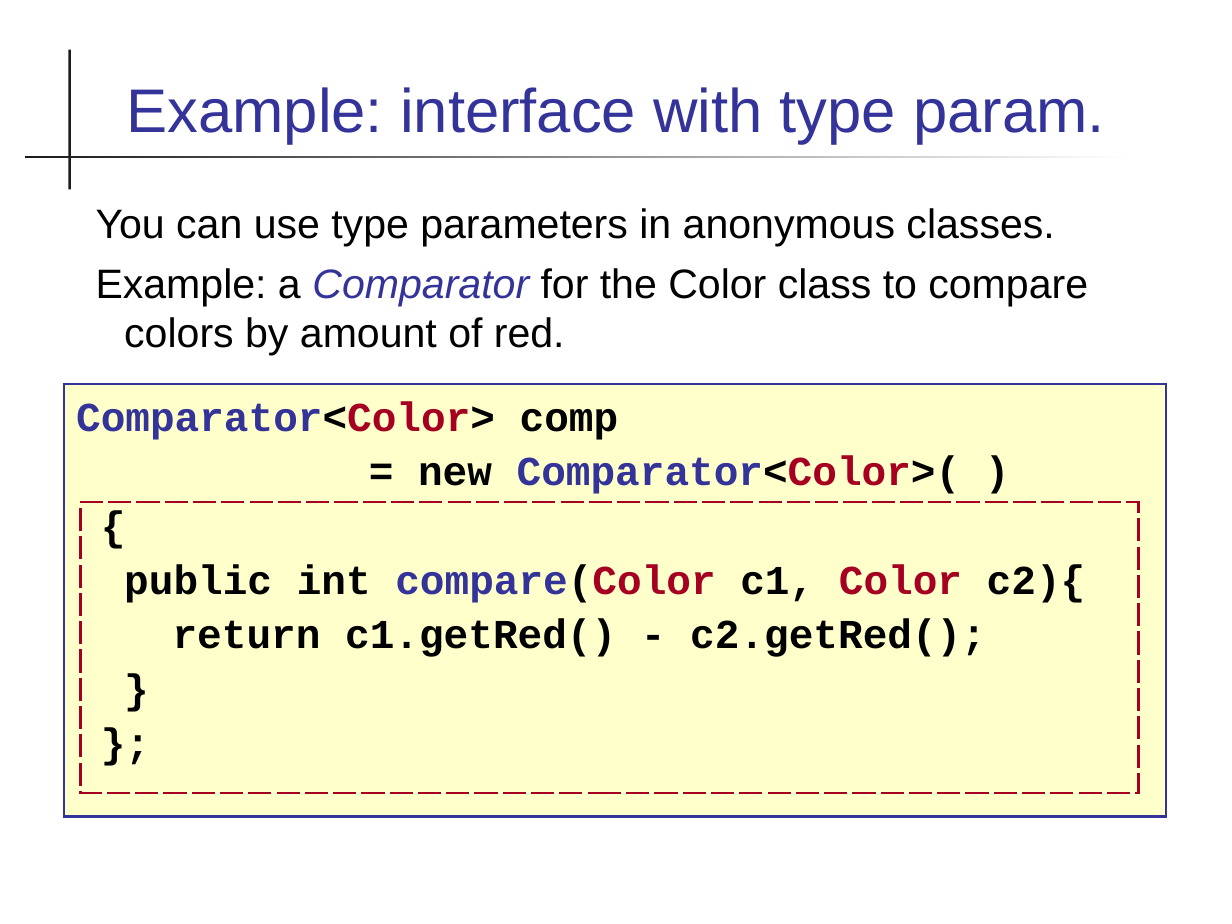
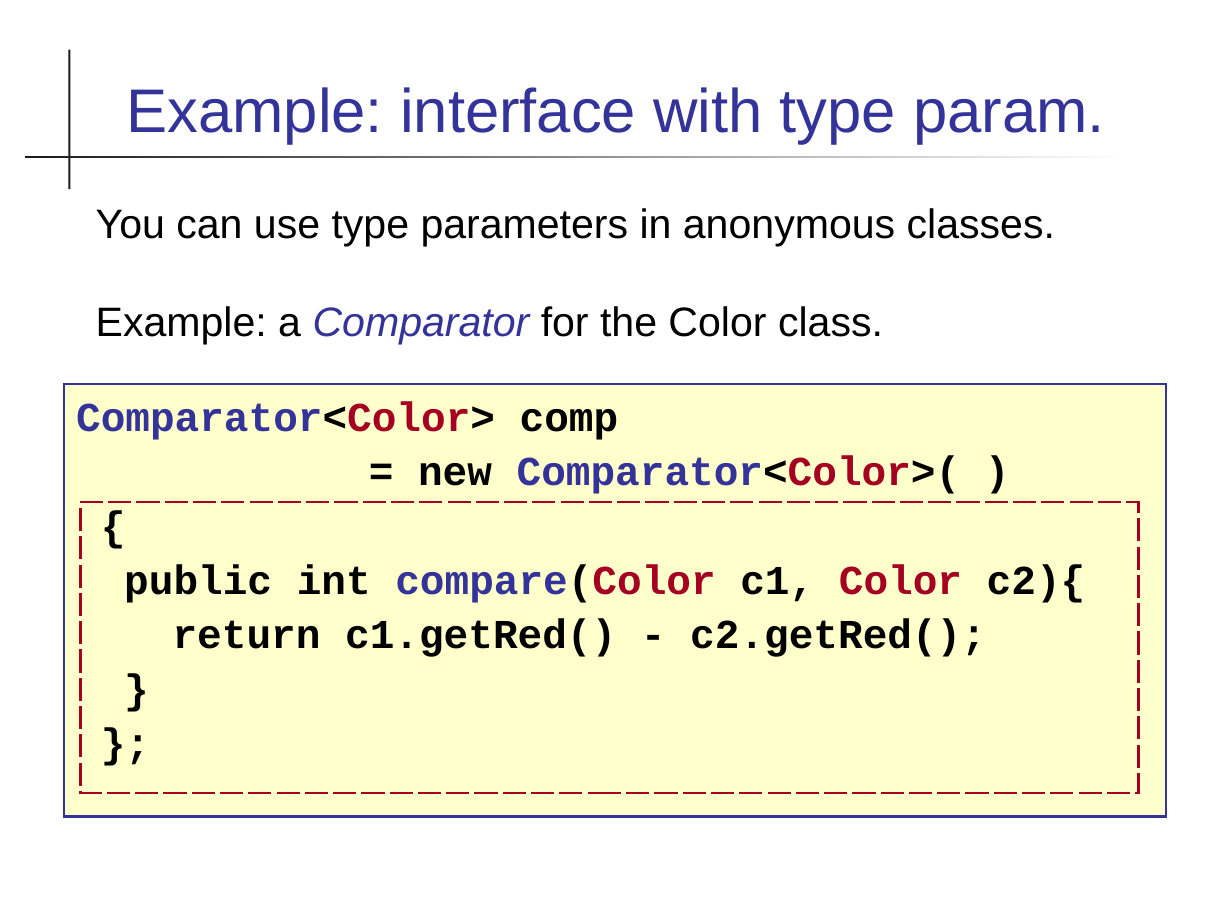
Before and after one commit to skeoop/skeoop.github.io, a slide deck: slide 7 of java-intermed/Anonymous-Class.ppt. Drawn at 1232x924 pixels with LibreOffice and Linux fonts; fonts in the diff are those of the drawing. Boxes give left, top, right and bottom in pixels: in the first picture for what was removed or moved away, otherwise in the second. Text is boxed around its words. In the diff, an @@ line names an element or a change of style, - is before the commit and + after.

```diff
--- a/java-intermed/Anonymous-Class.ppt
+++ b/java-intermed/Anonymous-Class.ppt
@@ text at bbox=[96, 306, 883, 344]: text changed @@
-Example: a Comparator for the Color class to compare colors by amount of red.
+Example: a Comparator for the Color class.
```
Also in this commit, not shown: 6 other slides changed, 3 other files.
